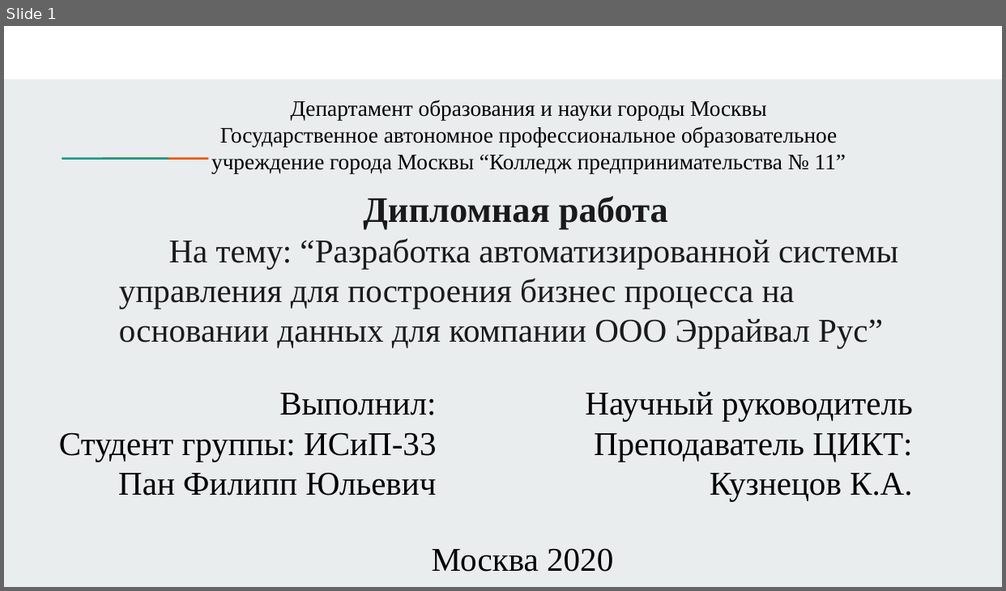
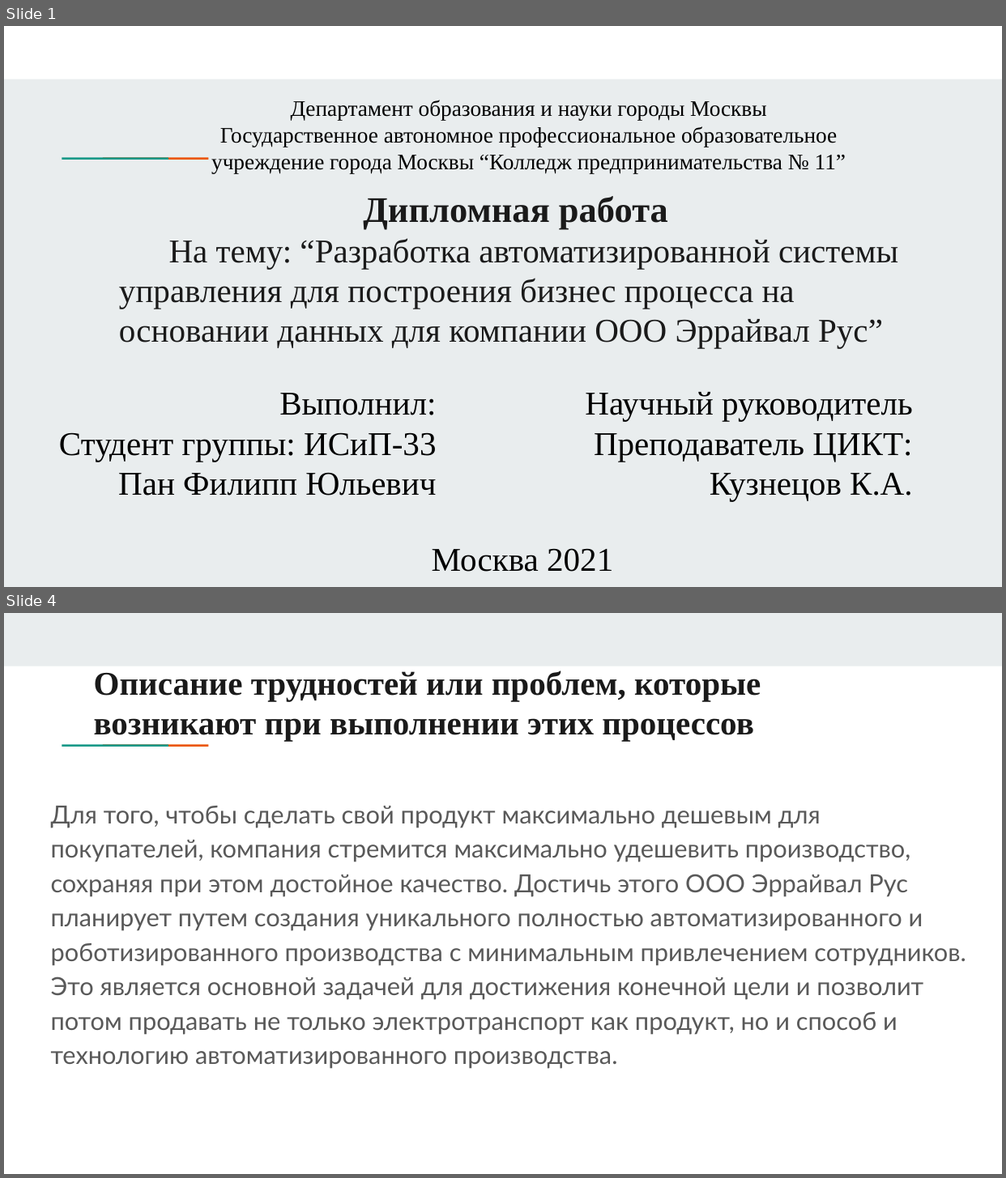
Before and after one commit to PhilippPan/DiplomaKP11, a slide deck: Презентация дипломной работы.pptx. Shown one above the other, each under a label of ours: slide 1 before the commit, slides 1 and 4 after it; the slides between them are not shown. The pictures are 1006x591 and 1006x1178 pixels, drawn with LibreOffice and Linux fonts; fonts in the diff are those of the drawing. Boxes give left, top, right and bottom in pixels: in the first picture for what was removed or moved away, otherwise in the second. Text is boxed around its words. In the diff, an @@ line names an element or a change of style, - is before the commit and + after.

```diff
--- a/Презентация дипломной работы.pptx
+++ b/Презентация дипломной работы.pptx
@@ slide 4 added at box(4, 613, 1002, 1174), background #FFFFFF; not listed: 2 template elements that a slide beside it also shows @@
@@ rectangle added at box(4, 613, 1002, 666), fill #E9EDEE @@
@@ title added at box(94, 671, 761, 741), 24 pt, text #1A1A1A, bold @@
+Описание трудностей или проблем, которые возникают при выполнении этих процессов
@@ text added at box(51, 806, 965, 1069), 18 pt, text #595959 @@
+Для того, чтобы сделать свой продукт максимально дешевым для покупателей, компания стремится максимально удешевить производство, сохраняя при этом достойное качество. Достичь этого ООО Эррайвал Рус планирует путем создания уникального полностью автоматизированного и роботизированного производства с минимальным привлечением сотрудников. Это является основной задачей для достижения конечной цели и позволит потом продавать не только электротранспорт как продукт, но и способ и технологию автоматизированного производства.
@@ slide 1 changed as well @@
@@ subtitle at box(432, 548, 613, 572): text changed @@
-Москва 2020
+Москва 2021
```
Also in this commit, not shown: 2 other slides changed, 7 other slides added, 5 slides removed, 1 other file.
